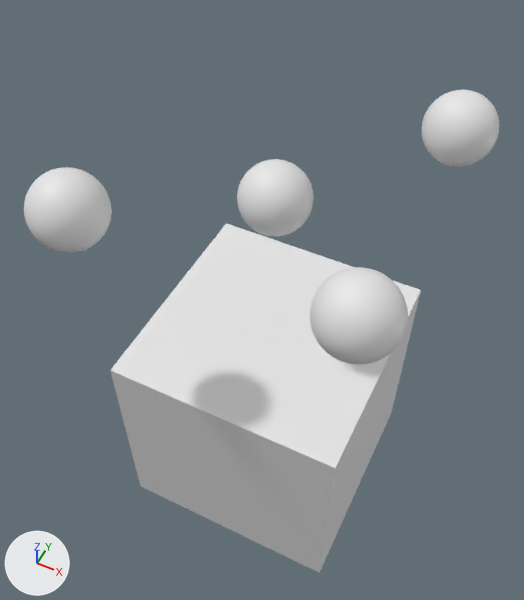
An edit to the Blender file testZone.blend, drawn before and after from the same camera.
The view is the same before and after, from a 50 mm camera at (1.7, -3.62, 5.84) aimed at (-0.17, 0.12, 1.16). Arrows for +X, +Y and +Z are at lower left; the lights stay in place.
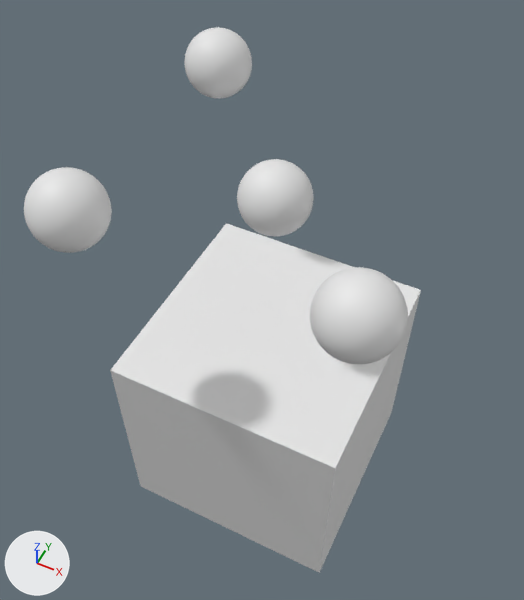
Boxes [x1, y1, x2, y2] around the edits, measured in the pictures (524 x 600 px):
'Cube.003', moved: before [24, 167, 112, 253]; after [310, 267, 408, 364]
'Cube.004', moved: before [310, 267, 408, 364]; after [24, 167, 112, 253]
'Cube.002', moved: before [422, 90, 499, 167]; after [184, 27, 252, 98]

The change in detail:
Object 'Cube.002' (ob_cube_002) moves from (1.0, 1.0, 2.732) to (-1.0, 1.0, 2.732).
Object 'Cube.003' (ob_cube_003) moves from (-1.0, -1.0, 2.732) to (1.0, -1.0, 2.732).
Object 'Cube.004' (ob_cube_004) moves from (1.0, -1.0, 2.732) to (-1.0, -1.0, 2.732).
